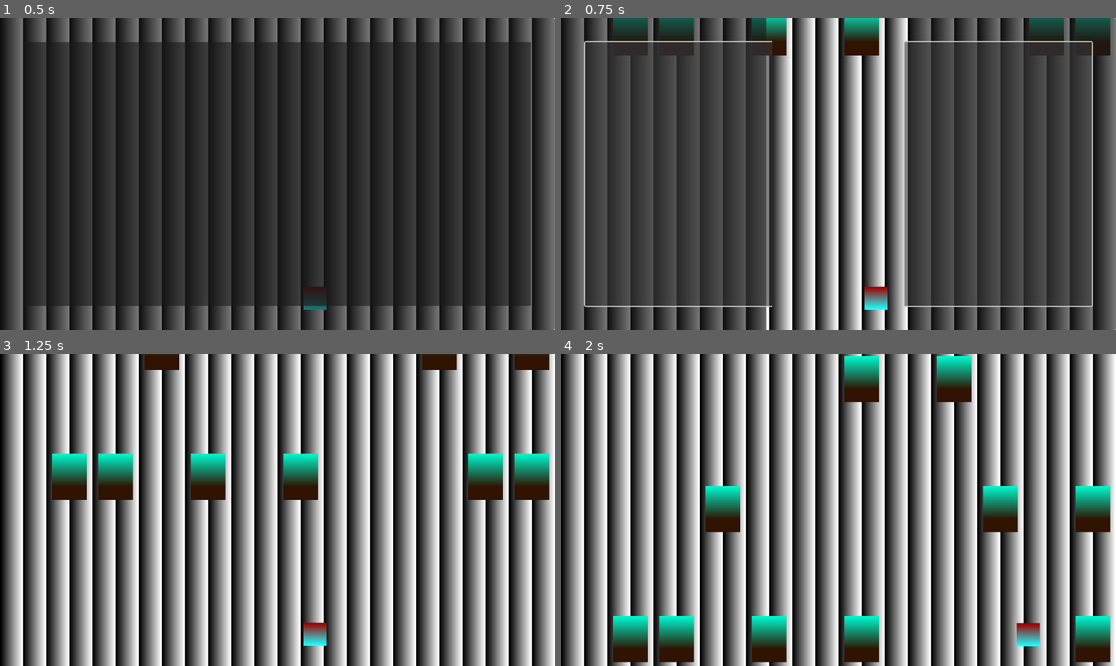
Above: before the commit, frames 1-4 (two rows, left to right).
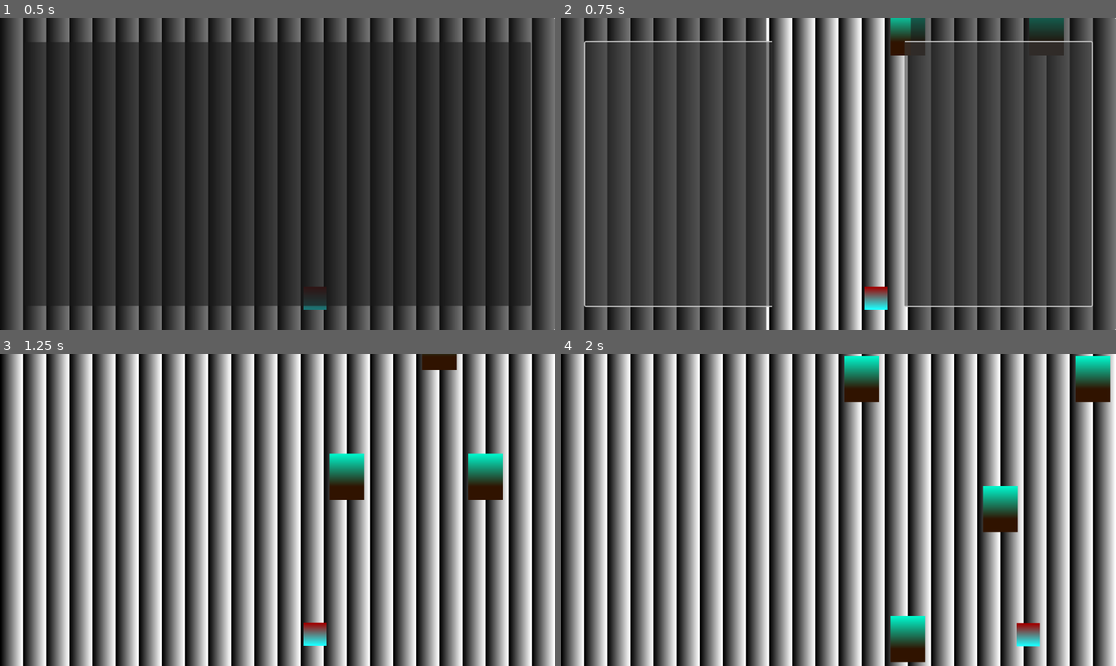
Above: after the commit, the same moments.

Repository: appellatebaton0/siege-9
Game: Godot game, scene res://scenes/main.tscn
Two runs of this game, one before a commit and one after it. Both use one fixed random seed, a clock stepped at 60 frames per second and the inputs below.
Inputs (mouse positions are in pixels of both pictures, inside the frame that each line leads up to):
- Up to frame 1 (0.5 s): no input
- Up to frame 2 (0.75 s): click (838, 174) at 0.5 s
- Up to frame 3 (1.25 s): no input
- Up to frame 4 (2 s): tap Enter at 1.25 s; hold D (Right) from 1.28 s (still down)

Frame 1 is identical in both runs. In frame 2, 3.5% of the frame differs, in the area x 9-99%, y 0-13%; in frame 3, 6.2%; in frame 4, 9.3%, in the area x 9-99%, y 0-99%.

Commit message:
v0.9 - Reset
Made the retry button reset the game.

Diff:
--- a/scenes/main.tscn
+++ b/scenes/main.tscn
@@ -1,10 +1,11 @@
-[gd_scene load_steps=17 format=4 uid="uid://cqw4kq2kcvxmh"]
+[gd_scene load_steps=21 format=4 uid="uid://cqw4kq2kcvxmh"]
 
 [ext_resource type="Texture2D" uid="uid://coj1e57xe8st2" path="res://assets/textures/tileset.tres" id="1_0wfyh"]
 [ext_resource type="Script" uid="uid://vgqiqi0jmilg" path="res://scripts/sled_spawner.gd" id="2_sugp2"]
 [ext_resource type="Script" uid="uid://uaiplua24ldp" path="res://scripts/player.gd" id="3_sugp2"]
 [ext_resource type="Shader" uid="uid://be3xbtvi7kqcf" path="res://shaders/fade.gdshader" id="4_jyhfs"]
 [ext_resource type="Script" uid="uid://b712jeklcdt5u" path="res://scripts/animator.gd" id="5_tbgi4"]
+[ext_resource type="Script" uid="uid://d35q5rd2biqno" path="res://scripts/reset.gd" id="6_tefeu"]
 
 [sub_resource type="TileSetAtlasSource" id="TileSetAtlasSource_jyhfs"]
 texture = ExtResource("1_0wfyh")
@@ -34,6 +35,11 @@
 [sub_resource type="ShaderMaterial" id="ShaderMaterial_tbgi4"]
 shader = ExtResource("4_jyhfs")
 shader_parameter/threshhold = 1.0
+shader_parameter/multiplier = 384.0
+
+[sub_resource type="ShaderMaterial" id="ShaderMaterial_tefeu"]
+shader = ExtResource("4_jyhfs")
+shader_parameter/threshhold = 0.0
 shader_parameter/multiplier = 384.0
 
 [sub_resource type="Animation" id="Animation_tefeu"]
@@ -63,6 +69,18 @@
 "update": 1,
 "values": [true, false]
 }
+tracks/2/type = "value"
+tracks/2/imported = false
+tracks/2/enabled = true
+tracks/2/path = NodePath("../SledSpawner:active")
+tracks/2/interp = 1
+tracks/2/loop_wrap = true
+tracks/2/keys = {
+"times": PackedFloat32Array(0.5),
+"transitions": PackedFloat32Array(1),
+"update": 1,
+"values": [true]
+}
 
 [sub_resource type="Animation" id="Animation_jyhfs"]
 length = 0.001
@@ -90,10 +108,128 @@
 "update": 1,
 "values": [true]
 }
+tracks/2/type = "value"
+tracks/2/imported = false
+tracks/2/enabled = true
+tracks/2/path = NodePath("Control/LoseScreen:material:shader_parameter/threshhold")
+tracks/2/interp = 1
+tracks/2/loop_wrap = true
+tracks/2/keys = {
+"times": PackedFloat32Array(0),
+"transitions": PackedFloat32Array(1),
+"update": 0,
+"values": [0.0]
+}
+tracks/3/type = "value"
+tracks/3/imported = false
+tracks/3/enabled = true
+tracks/3/path = NodePath("Control/LoseScreen:visible")
+tracks/3/interp = 1
+tracks/3/loop_wrap = true
+tracks/3/keys = {
+"times": PackedFloat32Array(0),
+"transitions": PackedFloat32Array(1),
+"update": 1,
+"values": [false]
+}
+tracks/4/type = "value"
+tracks/4/imported = false
+tracks/4/enabled = true
+tracks/4/path = NodePath("../SledSpawner:active")
+tracks/4/interp = 1
+tracks/4/loop_wrap = true
+tracks/4/keys = {
+"times": PackedFloat32Array(0),
+"transitions": PackedFloat32Array(1),
+"update": 1,
+"values": [false]
+}
+
+[sub_resource type="Animation" id="Animation_o6xl0"]
+resource_name = "lose"
+length = 0.5
+tracks/0/type = "value"
+tracks/0/imported = false
+tracks/0/enabled = true
+tracks/0/path = NodePath("Control/LoseScreen:material:shader_parameter/threshhold")
+tracks/0/interp = 2
+tracks/0/loop_wrap = true
+tracks/0/keys = {
+"times": PackedFloat32Array(0, 0.5),
+"transitions": PackedFloat32Array(1, 1),
+"update": 0,
+"values": [0.0, 1.0]
+}
+tracks/1/type = "value"
+tracks/1/imported = false
+tracks/1/enabled = true
+tracks/1/path = NodePath("Control/LoseScreen:visible")
+tracks/1/interp = 1
+tracks/1/loop_wrap = true
+tracks/1/keys = {
+"times": PackedFloat32Array(0),
+"transitions": PackedFloat32Array(1),
+"update": 1,
+"values": [true]
+}
+tracks/2/type = "value"
+tracks/2/imported = false
+tracks/2/enabled = true
+tracks/2/path = NodePath("../SledSpawner:active")
+tracks/2/interp = 1
+tracks/2/loop_wrap = true
+tracks/2/keys = {
+"times": PackedFloat32Array(0),
+"transitions": PackedFloat32Array(1),
+"update": 1,
+"values": [false]
+}
+
+[sub_resource type="Animation" id="Animation_tbgi4"]
+resource_name = "retry"
+length = 0.5
+tracks/0/type = "value"
+tracks/0/imported = false
+tracks/0/enabled = true
+tracks/0/path = NodePath("Control/LoseScreen:material:shader_parameter/threshhold")
+tracks/0/interp = 2
+tracks/0/loop_wrap = true
+tracks/0/keys = {
+"times": PackedFloat32Array(0, 0.5),
+"transitions": PackedFloat32Array(1, 1),
+"update": 0,
+"values": [1.0, 0.0]
+}
+tracks/1/type = "value"
+tracks/1/imported = false
+tracks/1/enabled = true
+tracks/1/path = NodePath("Control/LoseScreen:visible")
+tracks/1/interp = 1
+tracks/1/loop_wrap = true
+tracks/1/keys = {
+"times": PackedFloat32Array(0, 0.5),
+"transitions": PackedFloat32Array(1, 1),
+"update": 1,
+"values": [true, false]
+}
+tracks/2/type = "value"
+tracks/2/imported = false
+tracks/2/enabled = true
+tracks/2/path = NodePath("../SledSpawner:active")
+tracks/2/interp = 1
+tracks/2/loop_wrap = true
+tracks/2/keys = {
+"times": PackedFloat32Array(0.5),
+"transitions": PackedFloat32Array(1),
+"update": 1,
+"values": [true]
+}
 
 [sub_resource type="AnimationLibrary" id="AnimationLibrary_o6xl0"]
 _data = {
 &"RESET": SubResource("Animation_jyhfs"),
+&"lose": SubResource("Animation_o6xl0"),
+&"retry": SubResource("Animation_tbgi4"),
 &"start": SubResource("Animation_tefeu")
 }
 
@@ -103,7 +239,7 @@
 tile_map_data = PackedByteArray("AAAAAAAAAAAAAAAAAAAAAAEAAAAAAAAAAAAAAAIAAAAAAAAAAAAAAAMAAAAAAAAAAAAAAAQAAAAAAAAAAAAAAA …(5296 unchanged characters)…
 tile_set = SubResource("TileSet_tbgi4")
 
-[node name="Node" type="Node" parent="."]
+[node name="SledSpawner" type="Node" parent="."]
 script = ExtResource("2_sugp2")
 rows = 12
 interval = 0.6
@@ -121,6 +257,10 @@
 [node name="Sprite2D" type="Sprite2D" parent="Player"]
 texture = SubResource("GradientTexture2D_tbgi4")
 
+[node name="END" type="Node" parent="Player"]
+script = ExtResource("5_tbgi4")
+anim_name = "lose"
+
 [node name="Camera2D" type="Camera2D" parent="."]
 position = Vector2(192, 108)
 zoom = Vector2(3, 3)
@@ -194,11 +334,52 @@
 
 [node name="Up" type="AudioStreamPlayer" parent="CanvasLayer/Control/StartScreen/MarginContainer/Start"]
 
+[node name="LoseScreen" type="Panel" parent="CanvasLayer/Control"]
+visible = false
+material = SubResource("ShaderMaterial_tefeu")
+layout_mode = 1
+anchors_preset = 15
+anchor_right = 1.0
+anchor_bottom = 1.0
+grow_horizontal = 2
+grow_vertical = 2
+
+[node name="MarginContainer" type="MarginContainer" parent="CanvasLayer/Control/LoseScreen"]
+use_parent_material = true
+layout_mode = 1
+anchors_preset = 15
+anchor_right = 1.0
+anchor_bottom = 1.0
+grow_horizontal = 2
+grow_vertical = 2
+theme_override_constants/margin_left = 50
+theme_override_constants/margin_top = 50
+theme_override_constants/margin_right = 50
+theme_override_constants/margin_bottom = 50
+
+[node name="Start" type="Button" parent="CanvasLayer/Control/LoseScreen/MarginContainer"]
+use_parent_material = true
+layout_mode = 2
+script = ExtResource("5_tbgi4")
+anim_name = "retry"
+
+[node name="Down" type="AudioStreamPlayer" parent="CanvasLayer/Control/LoseScreen/MarginContainer/Start"]
+
+[node name="Up" type="AudioStreamPlayer" parent="CanvasLayer/Control/LoseScreen/MarginContainer/Start"]
+
+[node name="Reset" type="Node" parent="CanvasLayer/Control/LoseScreen/MarginContainer/Start"]
+script = ExtResource("6_tefeu")
+
 [node name="AnimationPlayer" type="AnimationPlayer" parent="CanvasLayer" groups=["Animator"]]
 libraries = {
 &"": SubResource("AnimationLibrary_o6xl0")
 }
 
+[connection signal="died" from="Player" to="Player/END" method="animate"]
 [connection signal="button_down" from="CanvasLayer/Control/StartScreen/MarginContainer/Start" to="CanvasLayer/Control/StartScreen/MarginContainer/Start/Down" method="play"]
 [connection signal="button_up" from="CanvasLayer/Control/StartScreen/MarginContainer/Start" to="CanvasLayer/Control/StartScreen/MarginContainer/Start/Up" method="play"]
 [connection signal="pressed" from="CanvasLayer/Control/StartScreen/MarginContainer/Start" to="CanvasLayer/Control/StartScreen/MarginContainer/Start" method="animate"]
+[connection signal="button_down" from="CanvasLayer/Control/LoseScreen/MarginContainer/Start" to="CanvasLayer/Control/LoseScreen/MarginContainer/Start/Down" method="play"]
+[connection signal="button_up" from="CanvasLayer/Control/LoseScreen/MarginContainer/Start" to="CanvasLayer/Control/LoseScreen/MarginContainer/Start/Up" method="play"]
+[connection signal="pressed" from="CanvasLayer/Control/LoseScreen/MarginContainer/Start" to="CanvasLayer/Control/LoseScreen/MarginContainer/Start" method="animate"]
+[connection signal="pressed" from="CanvasLayer/Control/LoseScreen/MarginContainer/Start" to="CanvasLayer/Control/LoseScreen/MarginContainer/Start/Reset" method="reset"]
--- /dev/null
+++ b/scripts/reset.gd
@@ -0,0 +1,9 @@
+extends Node
+
+@onready var player:Player = get_tree().get_first_node_in_group("Player")
+
+func reset():
+	player.reset()
+
+	for sled in get_tree().get_nodes_in_group("Sleds"):
+		sled.queue_free()
Not shown, added: scripts/reset.gd.uid
